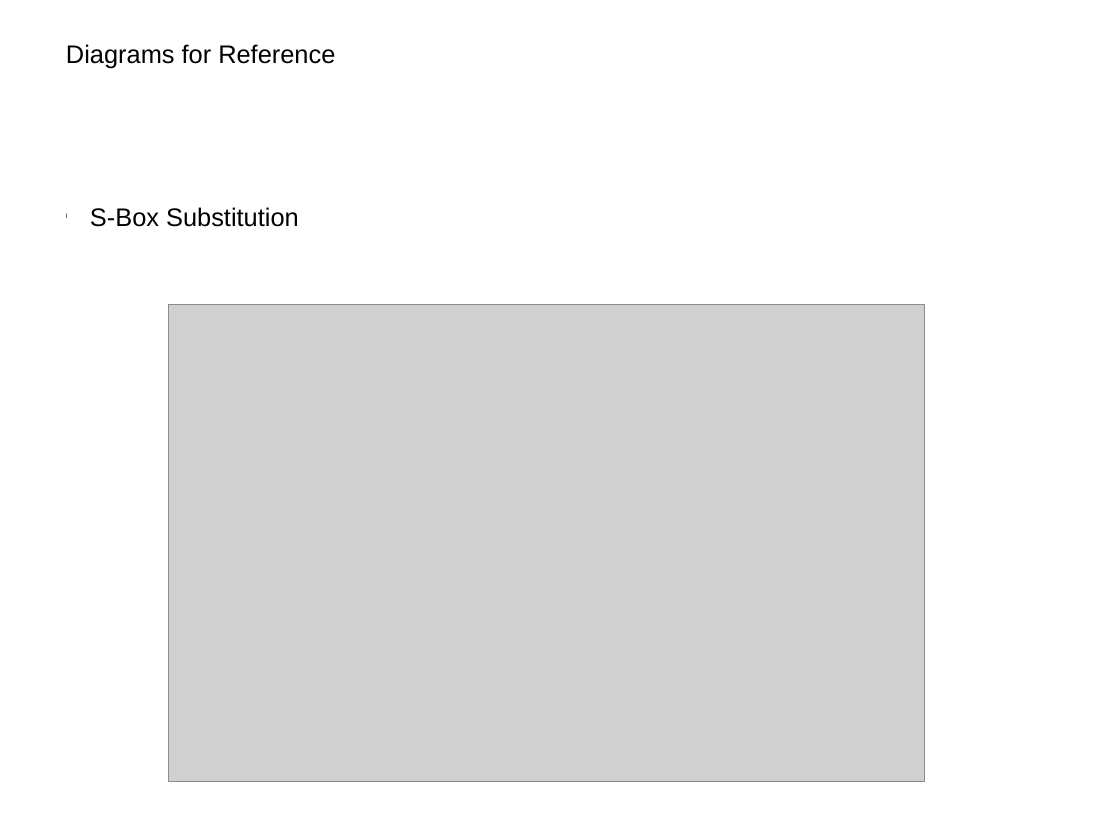
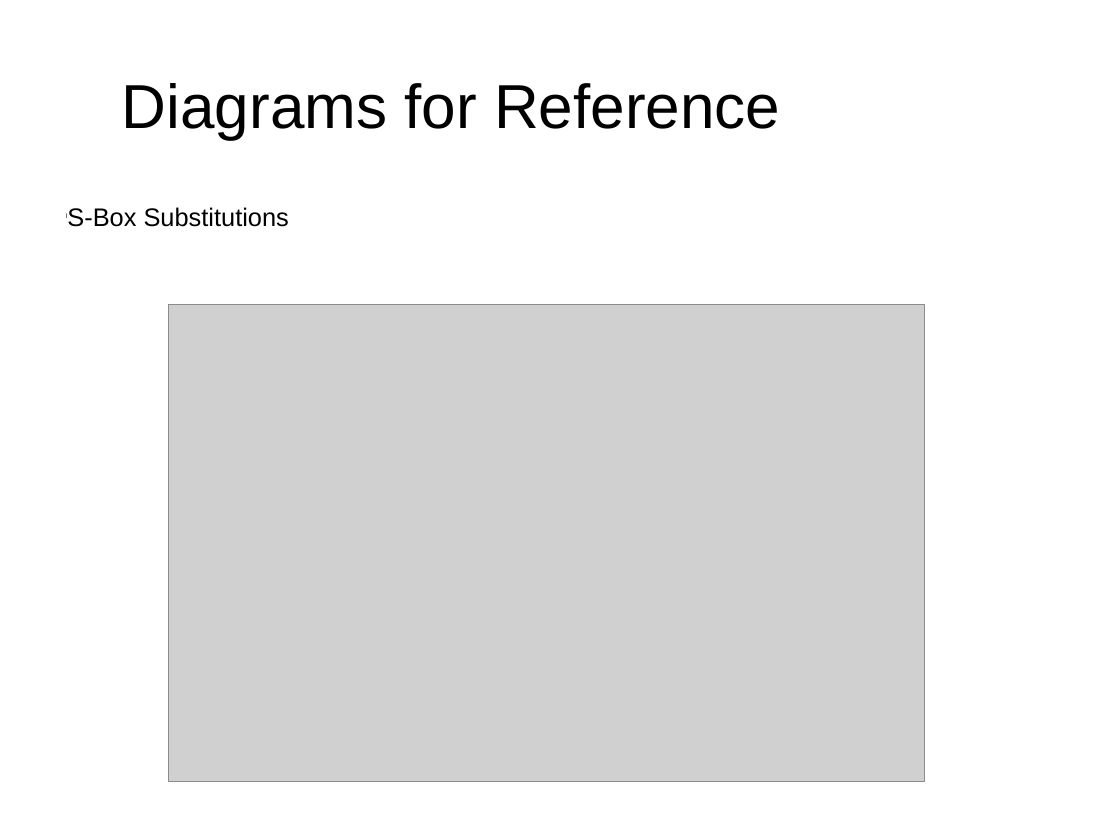
Before and after one commit to xzha/ECCDH3DES, a slide deck: slide 41 of docs/Final Presentation.pptx (slide 30 before the commit). Drawn at 1120x840 pixels with LibreOffice and Linux fonts; fonts in the diff are those of the drawing; grey boxes stand for pictures; background and template pictures are left out. Boxes give left, top, right and bottom in pixels: in the first picture for what was removed or moved away, otherwise in the second. Text is boxed around its words. In the diff, an @@ line names an element or a change of style, - is before the commit and + after.

```diff
--- a/docs/Final Presentation.pptx
+++ b/docs/Final Presentation.pptx
@@ text "Diagrams for Reference": place and size @@
-text "Diagrams for Reference" at (66, 44, 335, 69)
+text "Diagrams for Reference" at (122, 83, 780, 139)
@@ text "Diagrams for Reference" at (122, 83, 780, 139): size 18 to 44 pt @@
@@ text at (67, 207, 289, 227): text changed @@
-l S-Box Substitution
+l S-Box Substitutions
```
Also in this commit, not shown: 24 other slides changed, 17 slides added, 6 slides removed, 1 other file.
